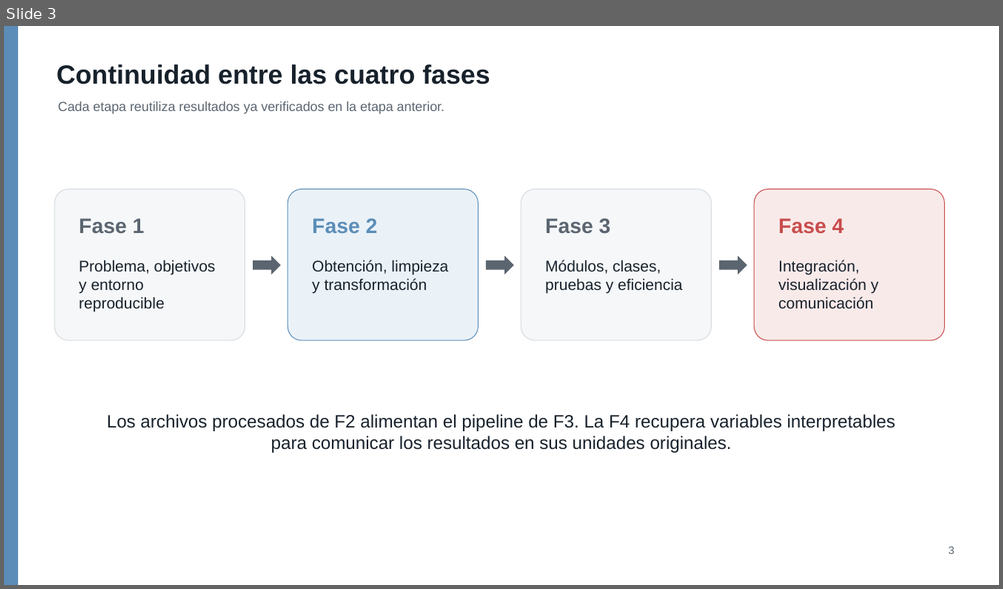
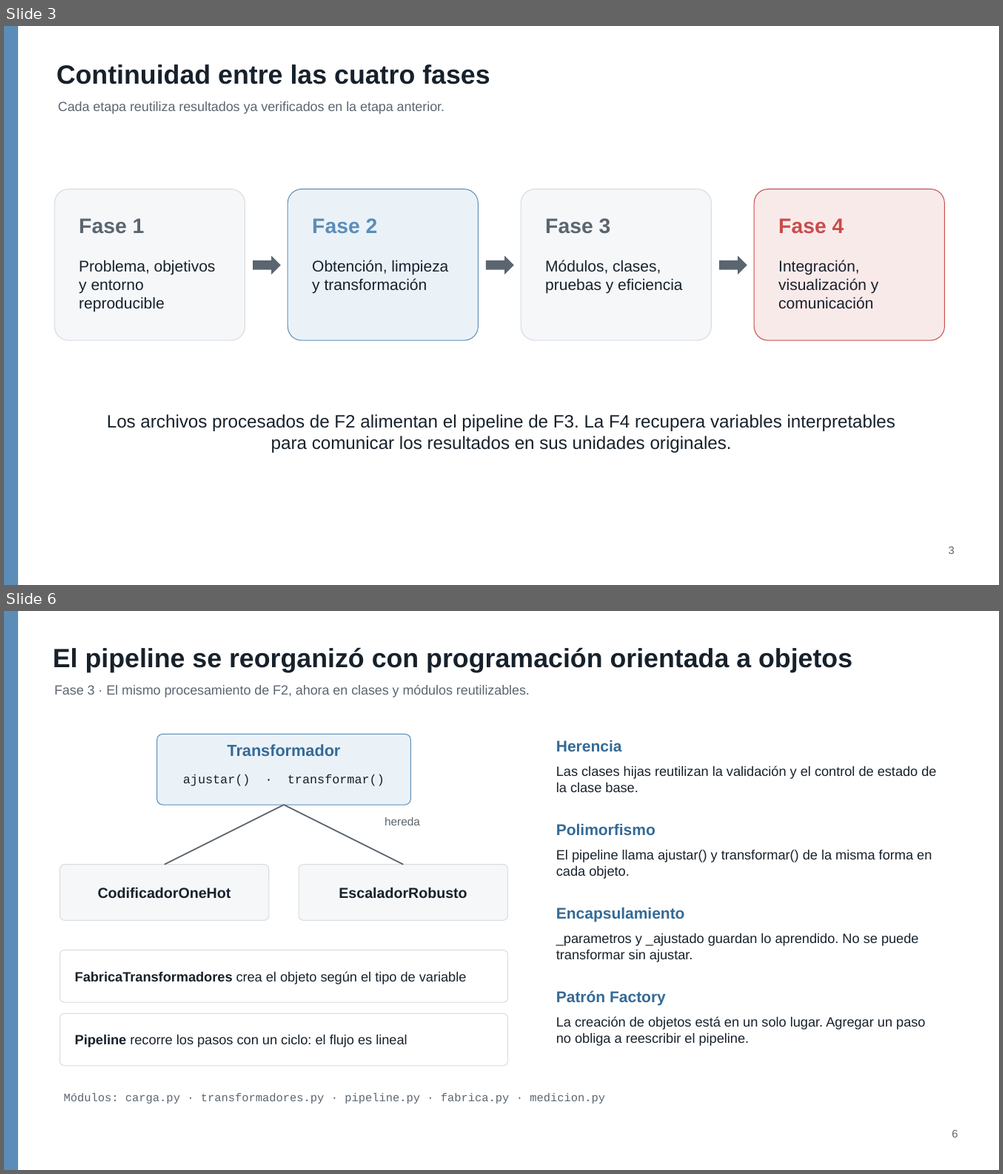
Before and after one commit to alexander-seor/proyecto-grupo9-mcdi500, a slide deck: F4/presentacion_f4_grupo9.pptx. Shown one above the other, each under a label of ours: slide 3 before the commit, slides 3 and 6 after it; the slides between them are not shown. The pictures are 1003x589 and 1003x1174 pixels, drawn with LibreOffice and Linux fonts; fonts in the diff are those of the drawing. Boxes give left, top, right and bottom in pixels: in the first picture for what was removed or moved away, otherwise in the second. Text is boxed around its words. In the diff, an @@ line names an element or a change of style, - is before the commit and + after.

```diff
--- a/F4/presentacion_f4_grupo9.pptx
+++ b/F4/presentacion_f4_grupo9.pptx
@@ slide 6 added at box(4, 611, 999, 1170), background #FFFFFF @@
@@ rectangle added at box(4, 611, 18, 1170), fill #5B8DB8 @@
@@ text added at box(53, 647, 852, 672), 25.5 pt, text #17212B, bold @@
+El pipeline se reorganizó con programación orientada a objetos
@@ text added at box(54, 685, 529, 698), 12.8 pt, text #5B6570 @@
+Fase 3 · El mismo procesamiento de F2, ahora en clases y módulos reutilizables.
@@ rounded rectangle added at box(157, 734, 410, 805), fill #EAF2F8, outline #5B8DB8 0.75 pt @@
@@ text added at box(556, 740, 622, 752), 15 pt, text #356A96, bold @@
+Herencia
@@ text added at box(227, 744, 340, 756), 15.5 pt, text #356A96, bold @@
+Transformador
@@ text added at box(556, 766, 936, 792), 13 pt, text #17212B @@
+Las clases hijas reutilizan la validación y el control de estado de la clase base.
@@ text added at box(183, 775, 384, 786), 12 pt, text #17212B @@
+ajustar() · transformar()
@@ line added from (165, 865) to (284, 805), #5B6570 1.25 pt @@
@@ line added from (403, 865) to (284, 805), #5B6570 1.25 pt @@
@@ text added at box(384, 817, 420, 826), 11 pt, text #5B6570 @@
+hereda
@@ text added at box(556, 823, 655, 835), 15 pt, text #356A96, bold @@
+Polimorfismo
@@ text added at box(556, 849, 931, 879), 13 pt, text #17212B @@
+El pipeline llama ajustar() y transformar() de la misma forma en cada objeto.
@@ rounded rectangle added at box(60, 865, 269, 920), fill #F5F7F8, outline #D7DCE1 0.75 pt @@
@@ rounded rectangle added at box(299, 865, 508, 920), fill #F5F7F8, outline #D7DCE1 0.75 pt @@
@@ text added at box(98, 887, 231, 899), 14 pt, text #17212B, bold @@
+CodificadorOneHot
@@ text added at box(338, 887, 466, 899), 14 pt, text #17212B, bold @@
+EscaladorRobusto
@@ text added at box(556, 907, 685, 922), 15 pt, text #356A96, bold @@
+Encapsulamiento
@@ text added at box(556, 933, 919, 963), 13 pt, text #17212B @@
+_parametros y _ajustado guardan lo aprendido. No se puede transformar sin ajustar.
@@ rounded rectangle added at box(60, 951, 508, 1002), fill #FFFFFF, outline #D7DCE1 0.75 pt @@
@@ text added at box(75, 971, 466, 985), 13 pt, text #17212B @@
+FabricaTransformadores crea el objeto según el tipo de variable
@@ text added at box(556, 991, 666, 1005), 15 pt, text #356A96, bold @@
+Patrón Factory
@@ rounded rectangle added at box(60, 1014, 508, 1066), fill #FFFFFF, outline #D7DCE1 0.75 pt @@
@@ text added at box(556, 1017, 925, 1046), 13 pt, text #17212B @@
+La creación de objetos está en un solo lugar. Agregar un paso no obliga a reescribir el pipeline.
@@ text added at box(75, 1034, 407, 1048), 13 pt, text #17212B @@
+Pipeline recorre los pasos con un ciclo: el flujo es lineal
@@ text added at box(64, 1093, 605, 1104), 11 pt, text #5B6570 @@
+Módulos: carga.py · transformadores.py · pipeline.py · fabrica.py · medicion.py
@@ text added at box(951, 1130, 957, 1138), 10.5 pt, text #5B6570 @@
+6
```
Also in this commit, not shown: 6 slides changed, 5 other slides added, 1 slide removed.
